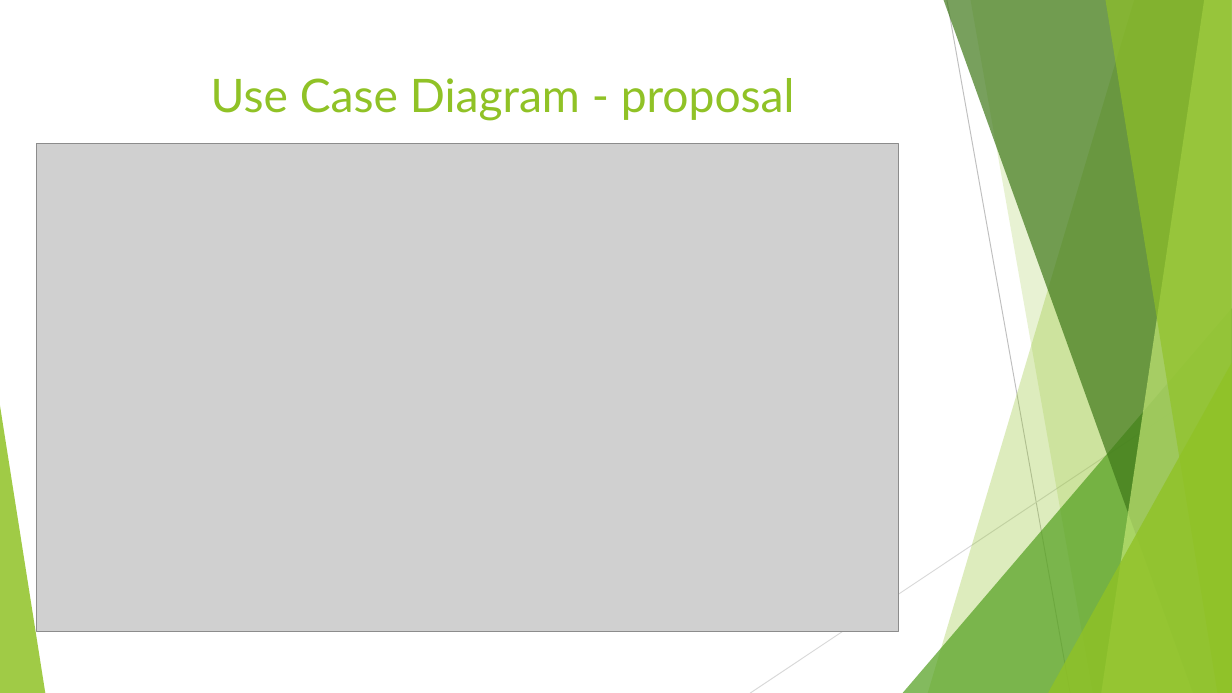
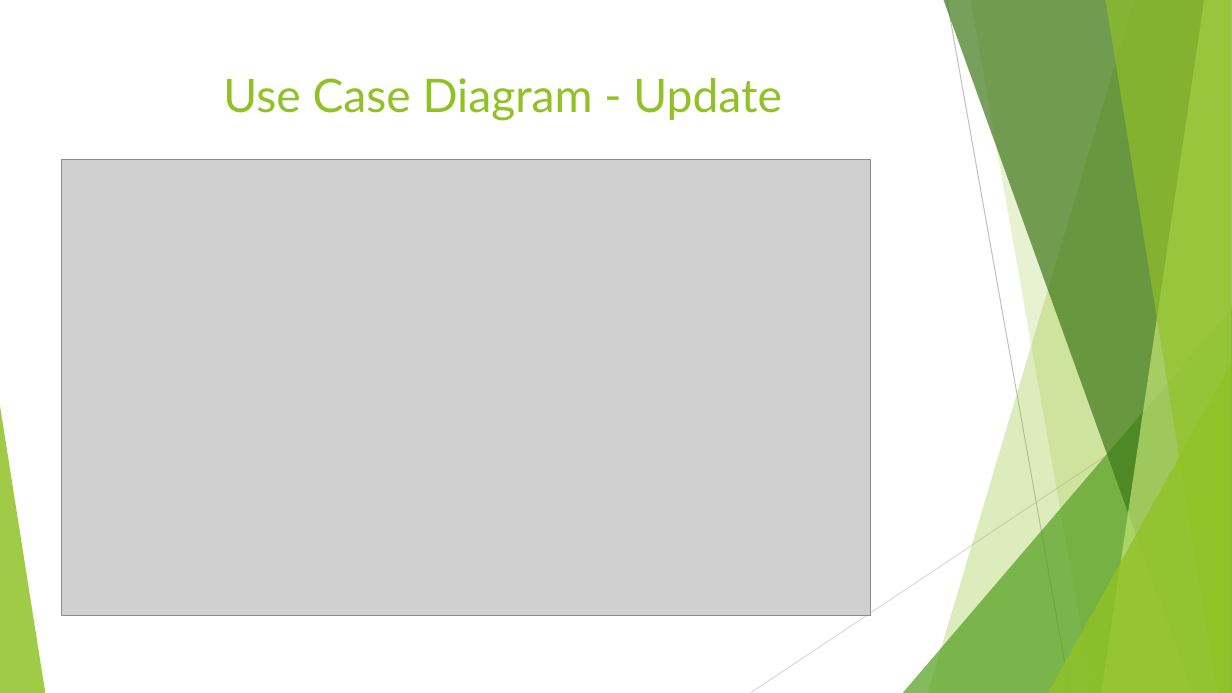
Before and after one commit to annageraci/Battery_Charger_Smart, a slide deck: slide 5 of Materiale Extra/Presentazione del progetto.pptx (slide 4 before the commit). Drawn at 1232x693 pixels with LibreOffice and Linux fonts; fonts in the diff are those of the drawing; grey boxes stand for pictures. Boxes give left, top, right and bottom in pixels: in the first picture for what was removed or moved away, otherwise in the second. Text is boxed around its words. In the diff, an @@ line names an element or a change of style, - is before the commit and + after.

```diff
--- a/Materiale Extra/Presentazione del progetto.pptx
+++ b/Materiale Extra/Presentazione del progetto.pptx
@@ title at (223, 78, 782, 121): text changed @@
-Use Case Diagram - proposal
+Use Case Diagram - Update
@@ picture: place and size @@
-picture at (37, 143, 898, 631)
+picture at (62, 160, 871, 616)
```
Also in this commit, not shown: 4 other slides changed, 2 other files.
